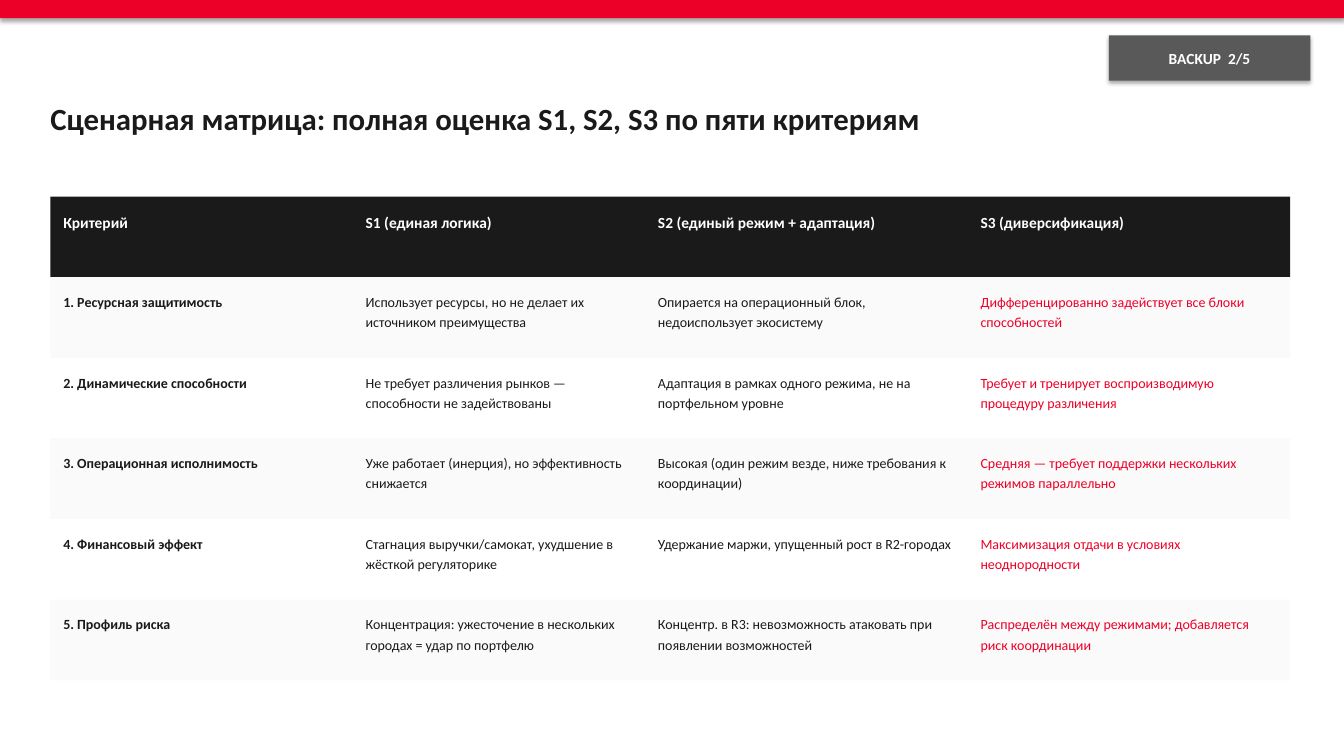
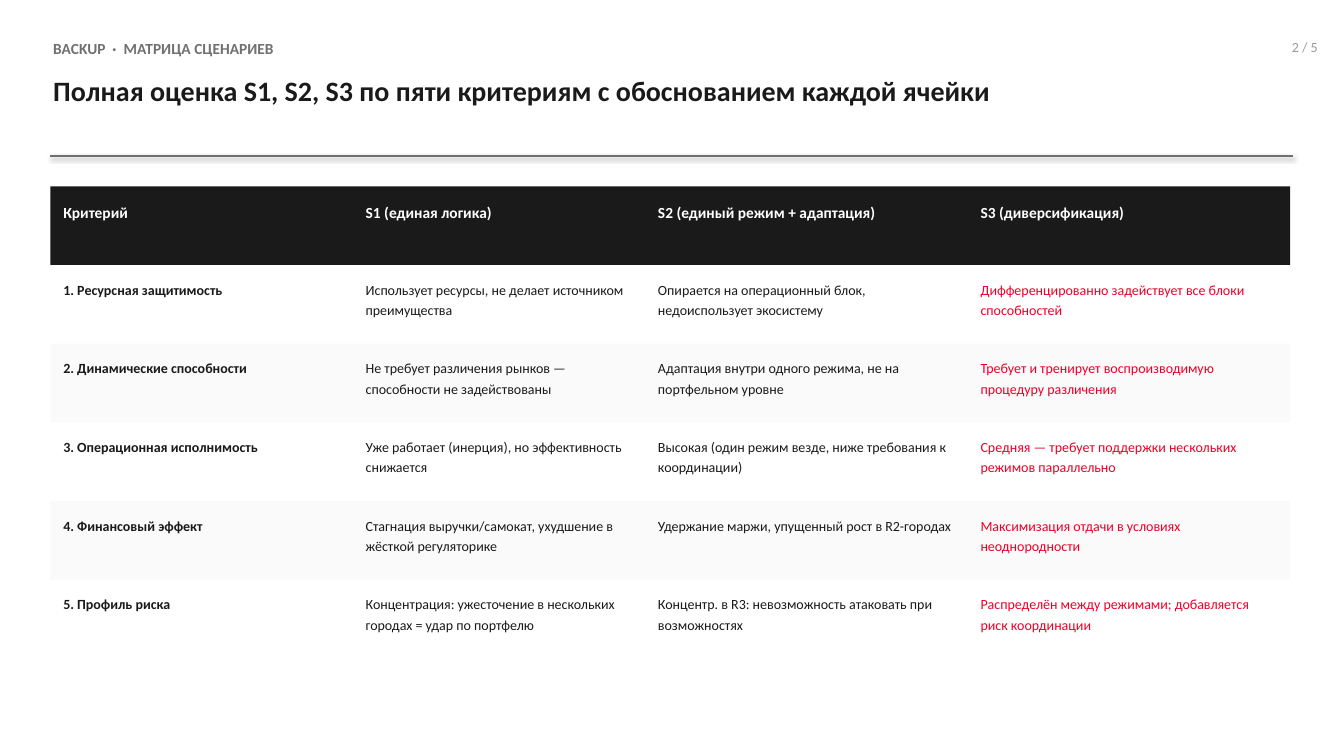
Before and after one commit to alalolop3-hue/-, a slide deck: slide 18 of vkr/VKR_presentation.pptx. Drawn at 1344x756 pixels with LibreOffice and Linux fonts; fonts in the diff are those of the drawing. Boxes give left, top, right and bottom in pixels: in the first picture for what was removed or moved away, otherwise in the second. Text is boxed around its words. In the diff, an @@ line names an element or a change of style, - is before the commit and + after.

```diff
--- a/vkr/VKR_presentation.pptx
+++ b/vkr/VKR_presentation.pptx
@@ rectangle removed at [0,0,1344,18] @@
@@ text added at [53,44,273,57], 11 pt, text #707070, bold @@
+BACKUP · МАТРИЦА СЦЕНАРИЕВ
@@ text "2 / 5": place and size @@
-text "2 / 5" at [1109,35,1311,81]
+text "2 / 5" at [1292,43,1318,52]
@@ text "2 / 5" at [1292,43,1318,52]: vertical alignment middle to top; fill #595959 to none; shadow off @@
@@ text at [1292,43,1318,52]: text changed; size 11 to 10 pt; text colour #FFFFFF to #9A9A9A; bold off @@
-BACKUP 2/5
+2 / 5
@@ text at [53,81,990,106]: text changed; size 22 to 20 pt @@
-Сценарная матрица: полная оценка S1, S2, S3 по пяти критериям
+Полная оценка S1, S2, S3 по пяти критериям с обоснованием каждой ячейки
@@ line added from (50, 156) to (1294, 156), #707070 1.5 pt @@
@@ 7 texts, 1 rectangle: place and size @@
-7 texts, 1 rectangle at [50,197,1291,330]
+7 texts, 1 rectangle at [50,187,1291,318]
@@ rectangle added at [50,265,1291,344], fill #FFFFFF @@
@@ text at [366,286,624,318]: text changed @@
-Использует ресурсы, но не делает их источником преимущества
+Использует ресурсы, не делает источником преимущества
@@ rectangle: place and size @@
-rectangle at [50,277,1291,358]
+rectangle at [50,344,1291,422]
@@ text at [658,364,899,397]: text changed @@
-Адаптация в рамках одного режима, не на портфельном уровне
+Адаптация внутри одного режима, не на портфельном уровне
@@ rectangle: place and size @@
-rectangle at [50,358,1291,439]
+rectangle at [50,422,1291,501]
@@ 7 texts: place and size @@
-7 texts at [63,378,1236,491]
+7 texts at [63,363,1236,475]
@@ rectangle: place and size @@
-rectangle at [50,439,1291,519]
+rectangle at [50,501,1291,580]
@@ rectangle: place and size @@
-rectangle at [50,519,1291,600]
+rectangle at [50,580,1291,658]
@@ 7 texts: place and size @@
-7 texts at [63,539,1249,653]
+7 texts at [63,521,1249,633]
@@ rectangle removed at [50,600,1291,681] @@
@@ text at [658,600,932,630]: text changed @@
-Концентр. в R3: невозможность атаковать при появлении возможностей
+Концентр. в R3: невозможность атаковать при возможностях
```
Also in this commit, not shown: 9 other slides changed, 11 slides added, 11 slides removed, 5 other files.
